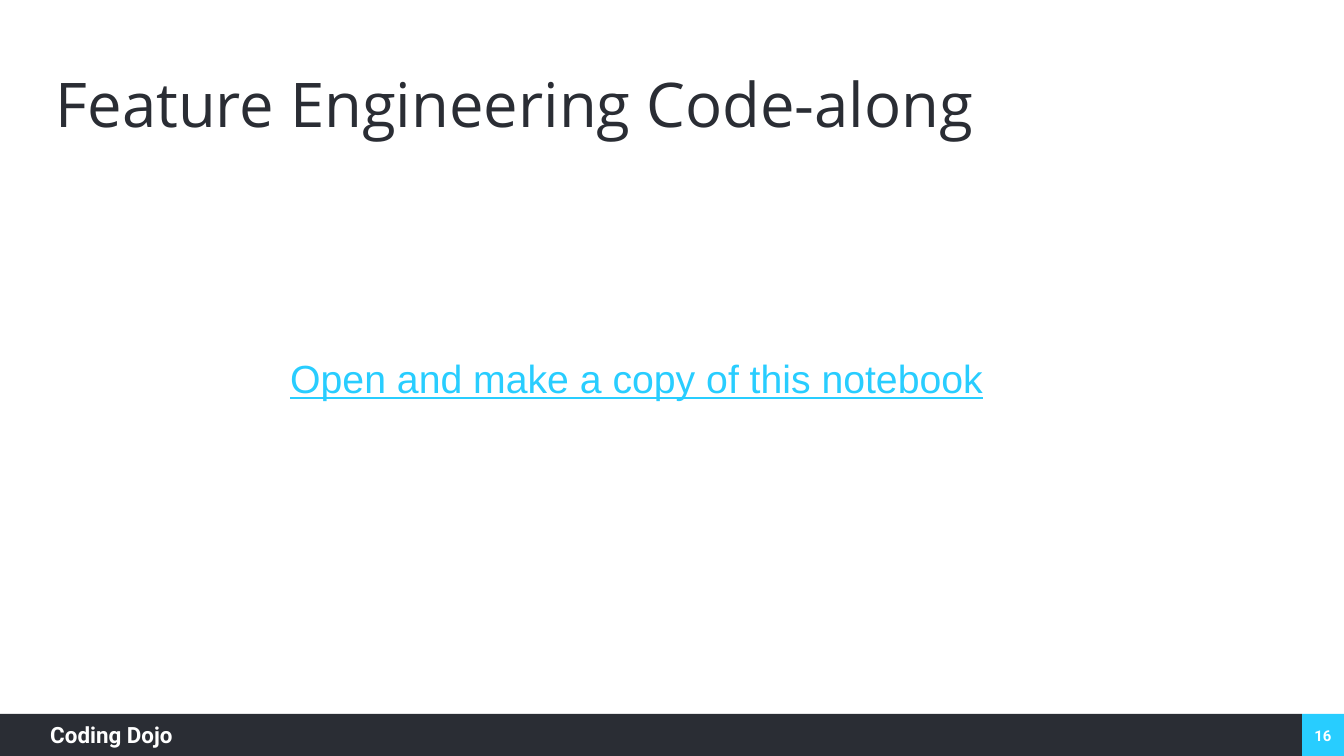
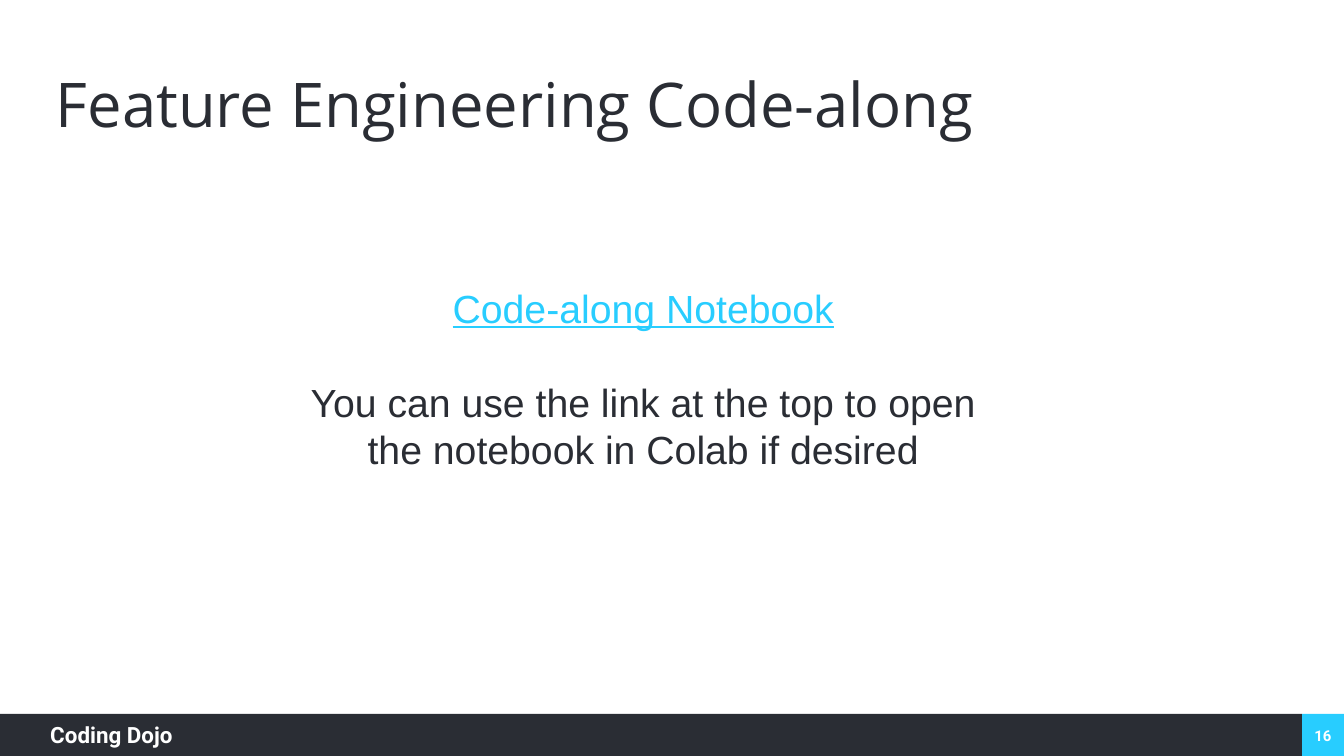
Before and after one commit to coding-dojo-data-science/week-10-lecture-2-feature-engineering, a slide deck: slide 16 of Week 10, Lecture 2 Feature Engineering.pptx. Drawn at 1344x756 pixels with LibreOffice and Linux fonts; fonts in the diff are those of the drawing; background and template pictures are left out. Boxes give left, top, right and bottom in pixels: in the first picture for what was removed or moved away, otherwise in the second. Text is boxed around its words. In the diff, an @@ line names an element or a change of style, - is before the commit and + after.

Commit message:
Update Notebooks and slides
remove Dython, update metrics functions

```diff
--- a/Week 10, Lecture 2 Feature Engineering.pptx
+++ b/Week 10, Lecture 2 Feature Engineering.pptx
@@ text at bbox=[311, 294, 975, 465]: text changed; text colour #28CDFF to #2A2D34 @@
-Open and make a copy of this notebook
+Code-along Notebook
+You can use the link at the top to open the notebook in Colab if desired
```
Also in this commit, not shown: 4 other slides changed, 3 other files.
